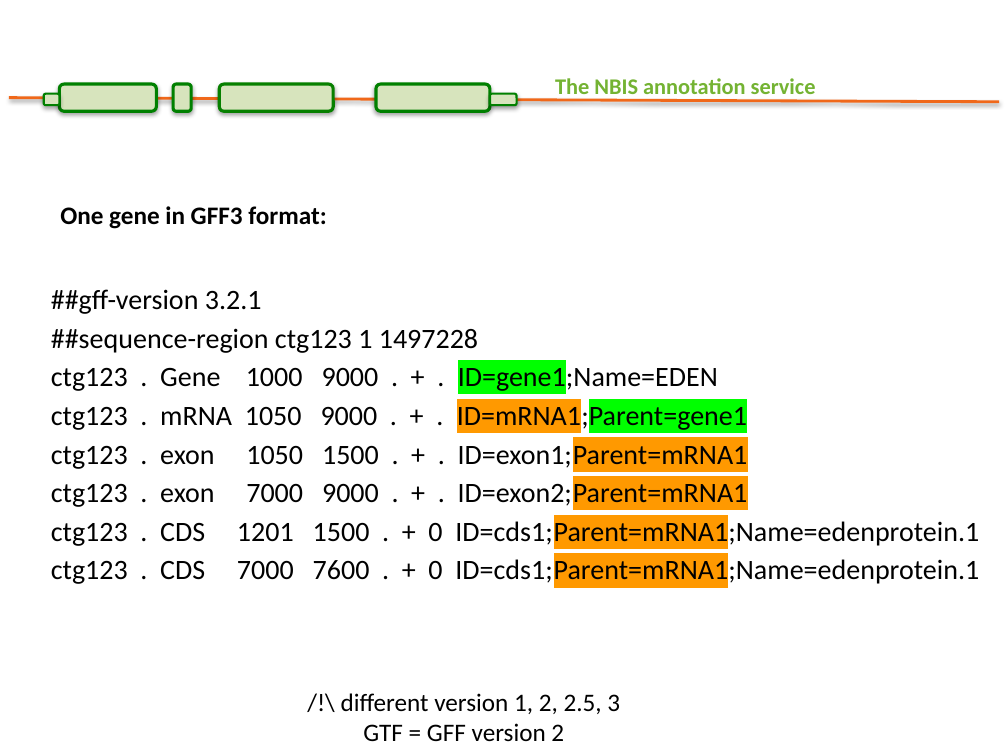
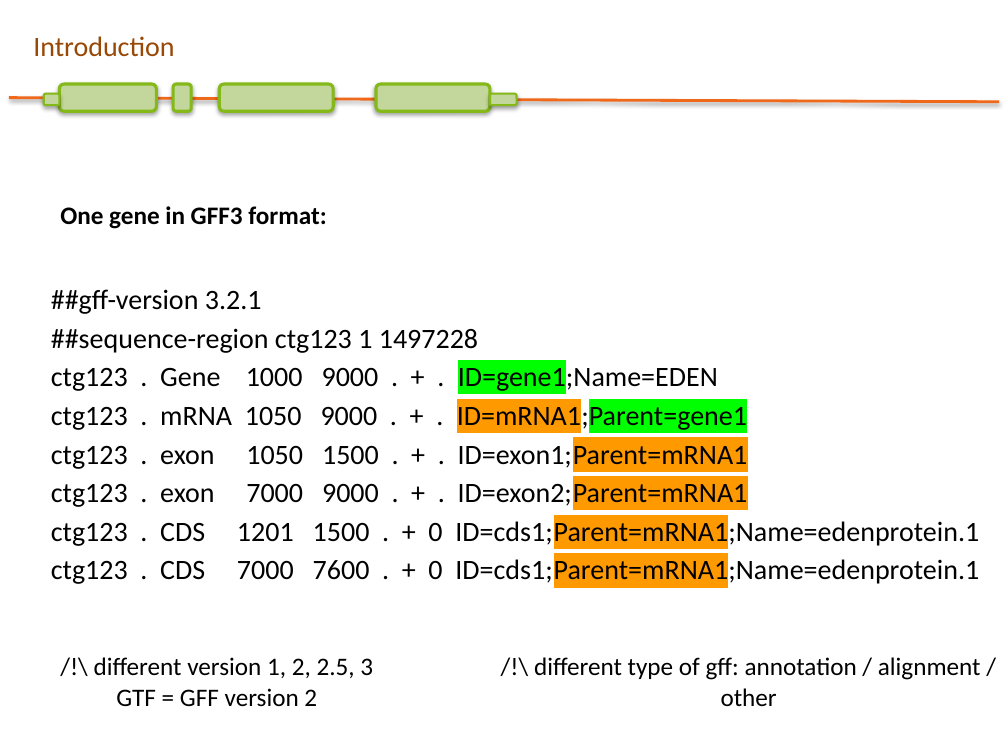
Before and after one commit to SGBC/course, a slide deck: slide 6 of docs/nbis_annotation/slides/Structural_annotation.pptx (slide 5 before the commit). Drawn at 1008x756 pixels with LibreOffice and Linux fonts; fonts in the diff are those of the drawing; background and template pictures are left out. Boxes give left, top, right and bottom in pixels: in the first picture for what was removed or moved away, otherwise in the second. Text is boxed around its words. In the diff, an @@ line names an element or a change of style, - is before the commit and + after.

```diff
--- a/docs/nbis_annotation/slides/Structural_annotation.pptx
+++ b/docs/nbis_annotation/slides/Structural_annotation.pptx
@@ text added at (33,36,174,57), 20 pt, text #984807 @@
+Introduction
@@ rounded rectangle at (220,84,334,111): fill #D7E4BD to #C3D69B; outline #078000 2.25 pt to #84B919 2.25 pt @@
@@ fill #D7E4BD to #C3D69B; outline #008000 2.25 pt to #84B919 2.25 pt in 3 elements at (59,84,156,111), (173,84,192,111), (376,84,490,111) @@
@@ text removed at (555,78,816,100) @@
-The NBIS annotation service
@@ rounded rectangle at (43,94,59,105): fill #D7E4BD to #C3D69B; outline #008000 1.5 pt to #84B919 1.5 pt @@
@@ rounded rectangle at (490,94,516,105): fill #D7E4BD to #C3D69B; outline #008000 1.5 pt to #84B919 1.5 pt @@
@@ text "/!\ different version 1, 2, ...": place and size @@
-text "/!\ different version 1, 2, ..." at (341,693,620,742)
+text "/!\ different version 1, 2, ..." at (94,657,373,707)
@@ text added at (534,657,981,706), 18 pt, text #000000 @@
+/!\ different type of gff: annotation / alignment / other
```
Also in this commit, not shown: 53 other slides changed, 18 slides added, 2 slides removed, 2 other files.
